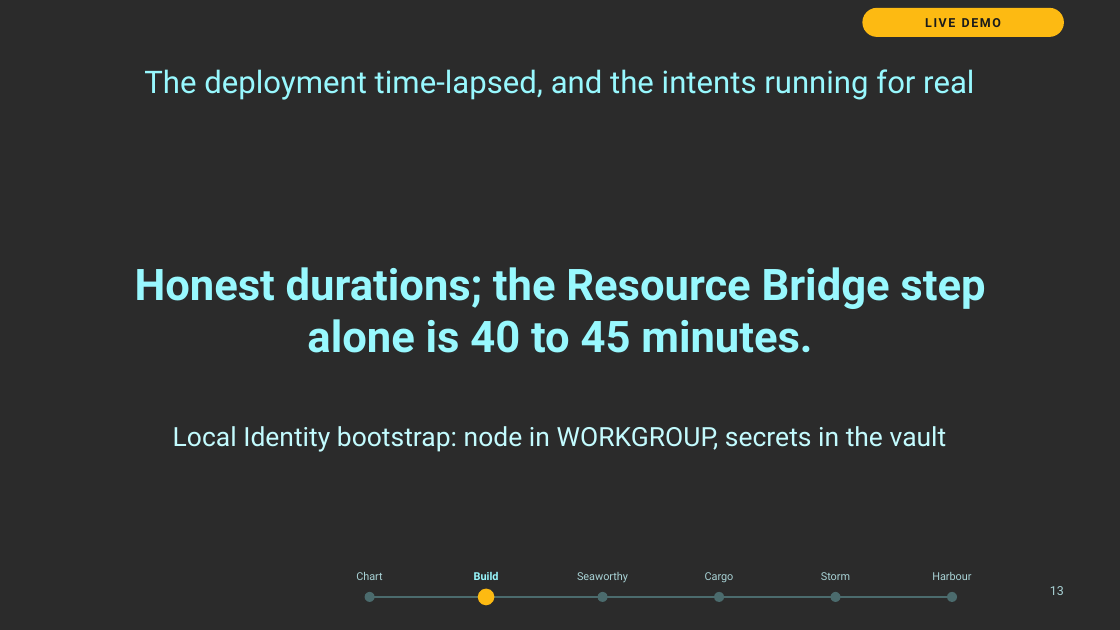
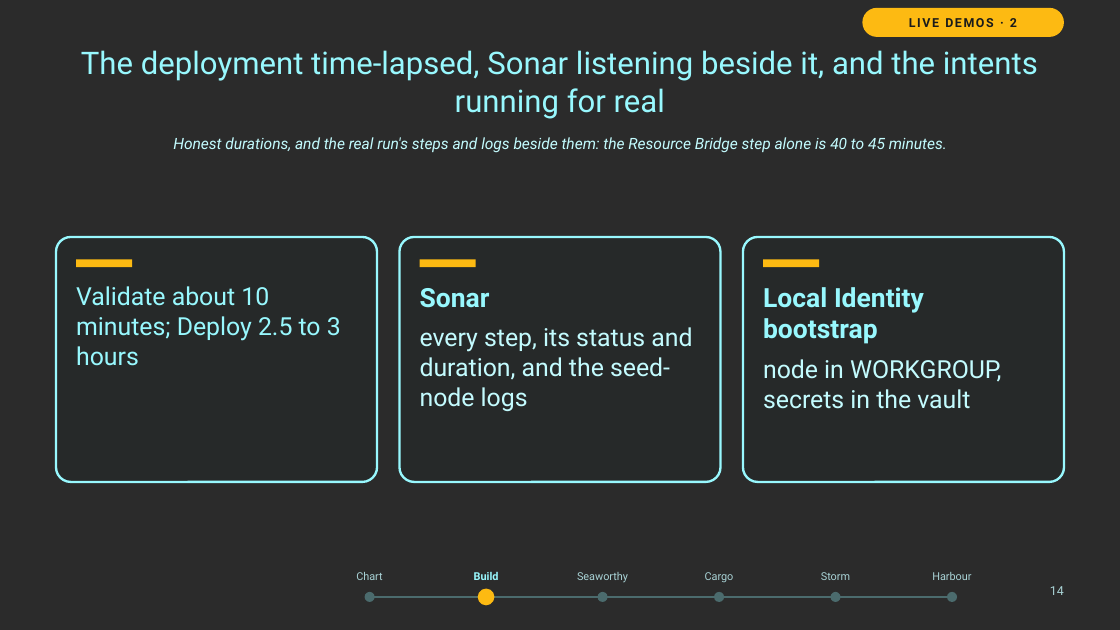
Before and after one commit to thisismydemo/nic2026_azl, a slide deck: slide 14 of presentation/Azure_Local_Discovery_to_Day2_NIC2026.pptx (slide 13 before the commit). Drawn at 1120x630 pixels with LibreOffice and Linux fonts; fonts in the diff are those of the drawing; background and template pictures are left out; a plain dark background stands for a picture behind light text. Boxes give left, top, right and bottom in pixels: in the first picture for what was removed or moved away, otherwise in the second. Text is boxed around its words. In the diff, an @@ line names an element or a change of style, - is before the commit and + after.

```diff
--- a/presentation/Azure_Local_Discovery_to_Day2_NIC2026.pptx
+++ b/presentation/Azure_Local_Discovery_to_Day2_NIC2026.pptx
@@ text in rounded rectangle at (x1=909, y1=18, x2=1017, y2=27): text changed @@
-LIVE DEMO
+LIVE DEMOS · 2
@@ title at (x1=81, y1=50, x2=1038, y2=119): text changed @@
-The deployment time-lapsed, and the intents running for real
+The deployment time-lapsed, Sonar listening beside it, and the intents running for real
@@ text "Honest durations, and the real ..." at (x1=173, y1=137, x2=947, y2=152): vertical alignment middle to top @@
@@ text at (x1=173, y1=137, x2=947, y2=152): text changed; size 28 to 10 pt; text colour #98F8FE to #C3FBFE; bold off; italic on @@
-Honest durations; the Resource Bridge step alone is 40 to 45 minutes.
+Honest durations, and the real run's steps and logs beside them: the Resource Bridge step alone is 40 to 45 minutes.
@@ rounded rectangle added at (x1=56, y1=237, x2=377, y2=483), fill #262929, outline #98F8FE 1.5 pt @@
@@ rounded rectangle added at (x1=400, y1=237, x2=721, y2=483), fill #262929, outline #98F8FE 1.5 pt @@
@@ rounded rectangle added at (x1=743, y1=237, x2=1064, y2=483), fill #262929, outline #98F8FE 1.5 pt @@
@@ rectangle added at (x1=76, y1=260, x2=132, y2=268), fill #FDBA12 @@
@@ rectangle added at (x1=420, y1=260, x2=476, y2=268), fill #FDBA12 @@
@@ rectangle added at (x1=763, y1=260, x2=819, y2=268), fill #FDBA12 @@
@@ text added at (x1=76, y1=286, x2=341, y2=366), 16 pt, text #98F8FE @@
+Validate about 10 minutes; Deploy 2.5 to 3 hours
@@ text added at (x1=420, y1=288, x2=692, y2=411), 16 pt, text #C3FBFE @@
+Sonar
+every step, its status and duration, and the seed-node logs
@@ text at (x1=763, y1=287, x2=1001, y2=409): text changed; size 17 to 16 pt @@
-Local Identity bootstrap: node in WORKGROUP, secrets in the vault
+Local Identity bootstrap
+node in WORKGROUP, secrets in the vault
@@ text at (x1=1050, y1=586, x2=1064, y2=595): text changed @@
-13
+14
```
Also in this commit, not shown: 20 other slides changed, 1 slide added, 1 slide removed, 1 other file.
